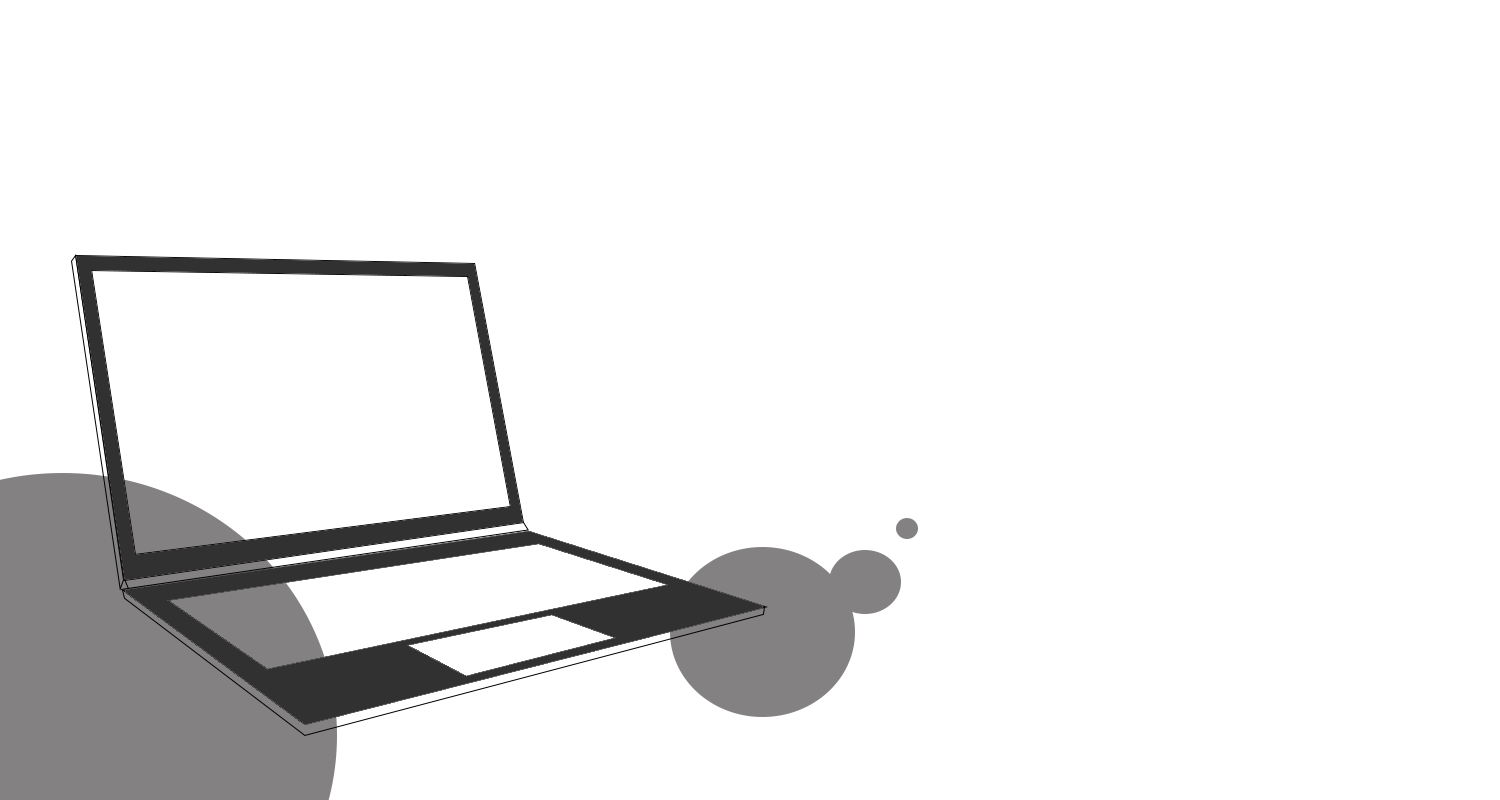
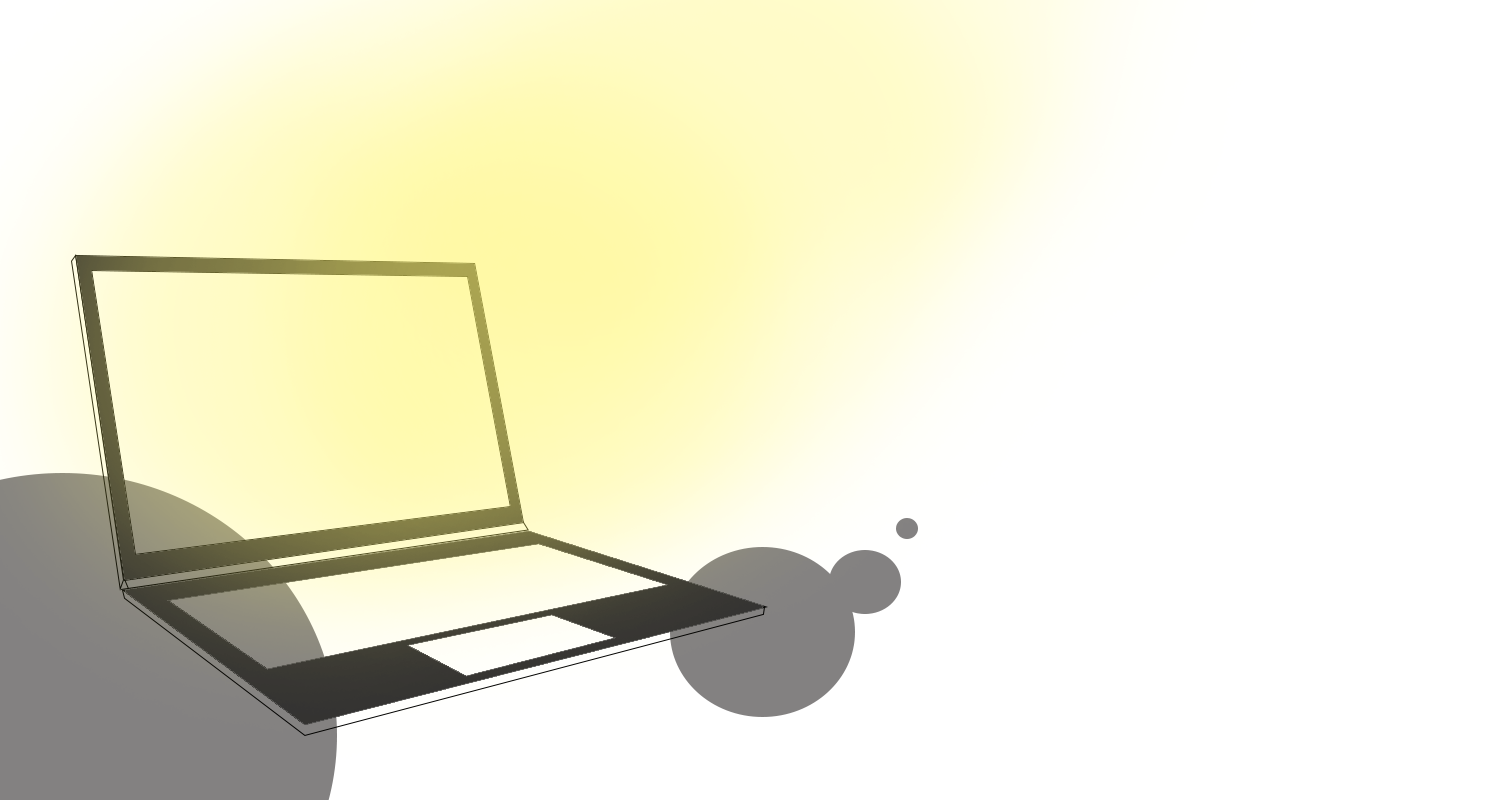
Revision of a layered 1500 x 800 image; what changed, layer by layer:
added layer "haze" above "computer" over [0, 0, 1188, 717]
added group "circle" with 4 layers above "computer-frame" over [0, 473, 917, 717]
moved "Ellipse 2" into group "circle" over [670, 547, 830, 639]
moved "Ellipse 1" into group "circle", painted on it, unmasked it over [0, 473, 337, 714]
